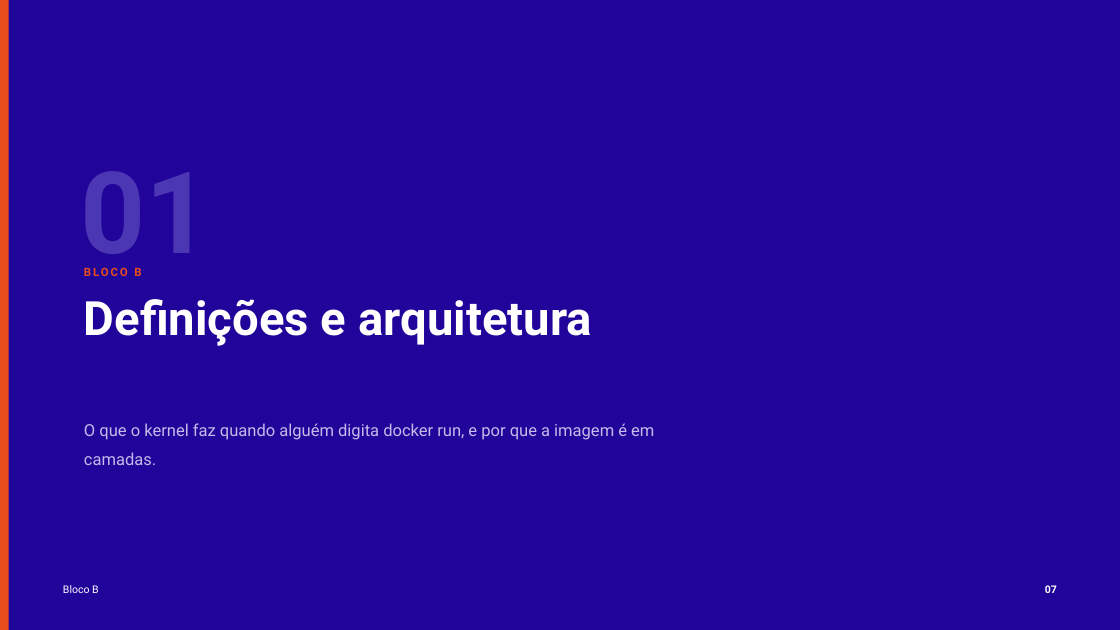
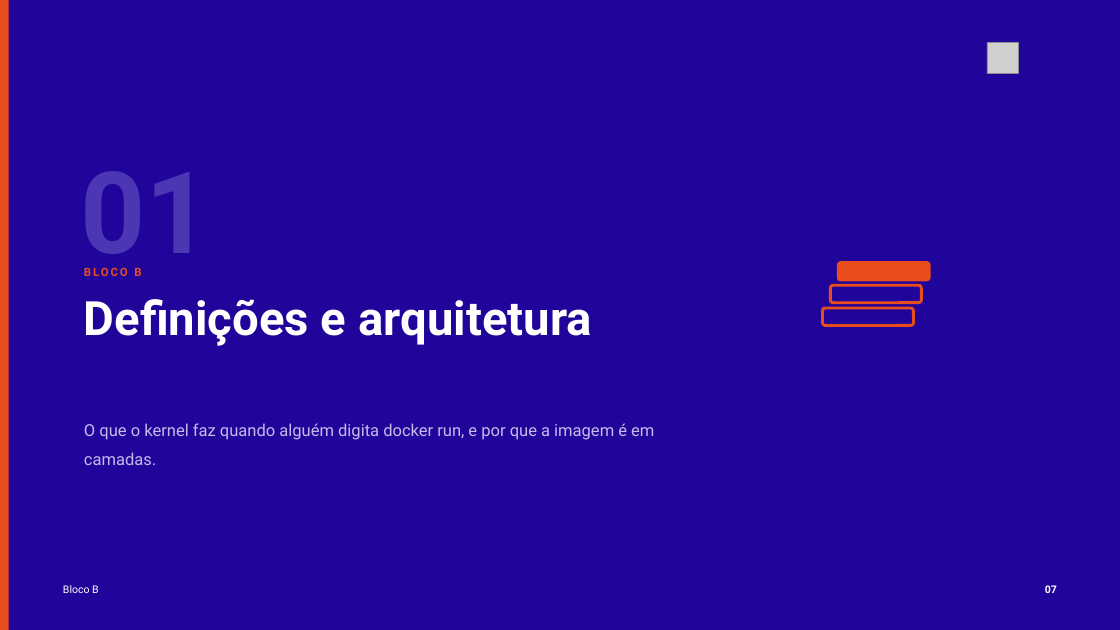
Before and after one commit to tcpassos/invite-app, a slide deck: slide 7 of trabalhos/T1-Docker-Invite-People.pptx. Drawn at 1120x630 pixels with LibreOffice and Linux fonts; fonts in the diff are those of the drawing; grey boxes stand for pictures. Boxes give left, top, right and bottom in pixels: in the first picture for what was removed or moved away, otherwise in the second. Text is boxed around its words. In the diff, an @@ line names an element or a change of style, - is before the commit and + after.

```diff
--- a/trabalhos/T1-Docker-Invite-People.pptx
+++ b/trabalhos/T1-Docker-Invite-People.pptx
@@ picture added at [987, 42, 1019, 74] @@
@@ rounded rectangle added at [839, 262, 929, 280], fill #E94D1C, outline #E94D1C 2.5 pt @@
@@ rounded rectangle added at [831, 286, 922, 303], outline #E94D1C 2.5 pt @@
@@ rounded rectangle added at [823, 308, 913, 326], outline #E94D1C 2.5 pt @@
```
Also in this commit, not shown: 35 other slides changed, 4 other files.
